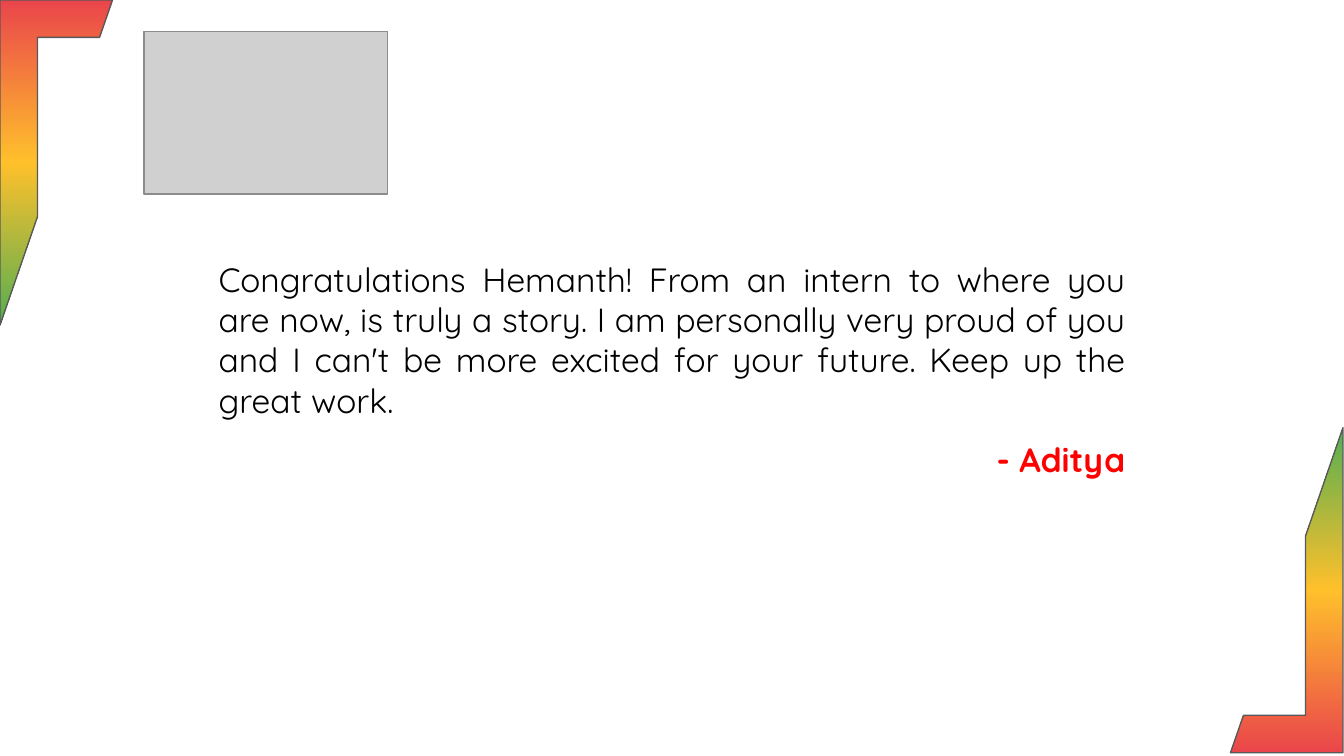
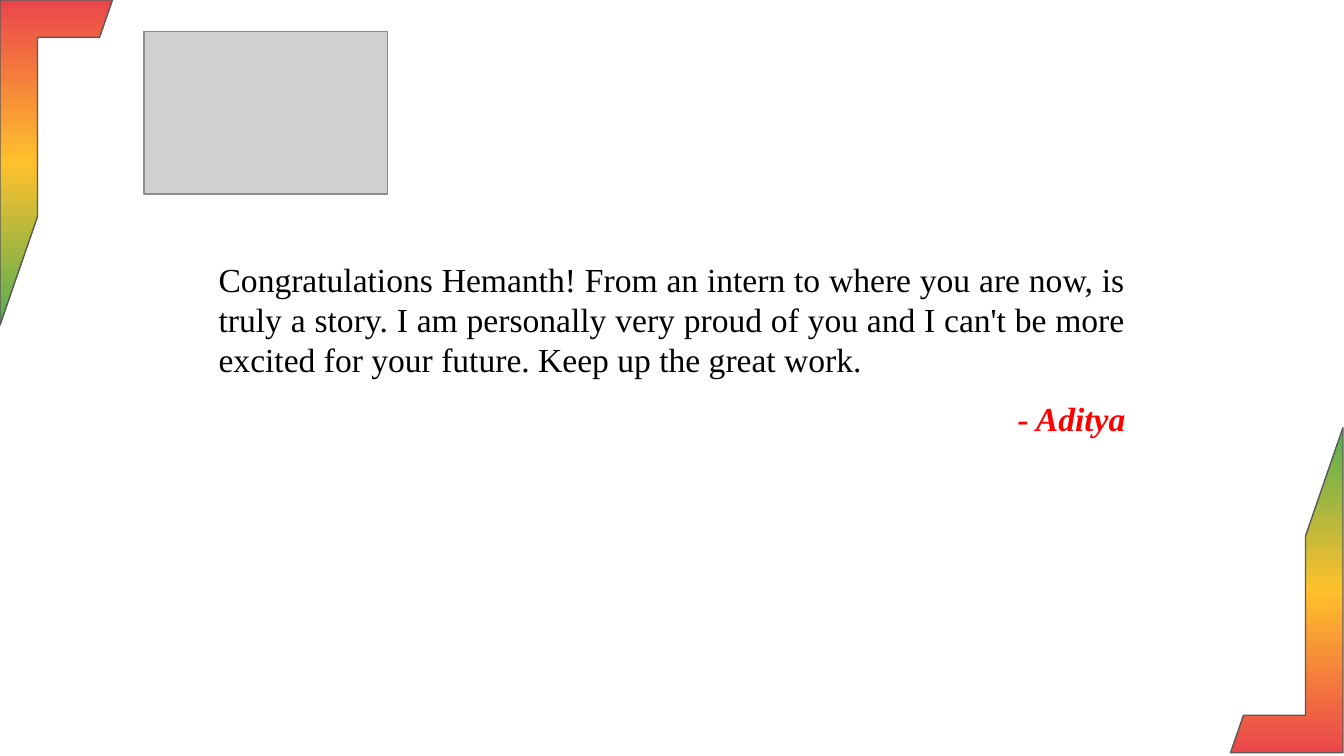
Before and after one commit to Harisudhan23/HR-automation-UI, a slide deck: slide 4 of media/Final_Anniversary_Presentation.pptx. Drawn at 1344x756 pixels with LibreOffice and Linux fonts; fonts in the diff are those of the drawing; grey boxes stand for pictures; background and template pictures are left out. Boxes give left, top, right and bottom in pixels: in the first picture for what was removed or moved away, otherwise in the second. Text is boxed around its words. In the diff, an @@ line names an element or a change of style, - is before the commit and + after.

```diff
--- a/media/Final_Anniversary_Presentation.pptx
+++ b/media/Final_Anniversary_Presentation.pptx
@@ text "Congratulations Hemanth! From an intern ..." at (219,268,1124,379): font Quicksand to Times New Roman @@
@@ text "- Aditya": place and size @@
-text "- Aditya" at (1019,447,1125,479)
+text "- Aditya" at (1036,407,1126,438)
@@ text "- Aditya" at (1036,407,1126,438): font Quicksand to Times New Roman, italic on @@
```
Also in this commit, not shown: 11 other slides changed, 11 other files.
